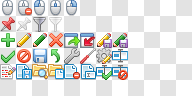
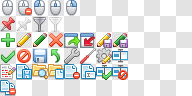
Layer changes from the first 192×96 image to the second:
added group "remove duplicates" with 5 layers above "grid" over [0, 80, 16, 96]
added layer "bullet_delete no shadow" in group "remove duplicates" over [9, 88, 16, 95]
added layer "page_copy left" in group "remove duplicates" over [0, 80, 10, 93]
added layer "page_copy right" in group "remove duplicates" over [5, 83, 15, 96]
